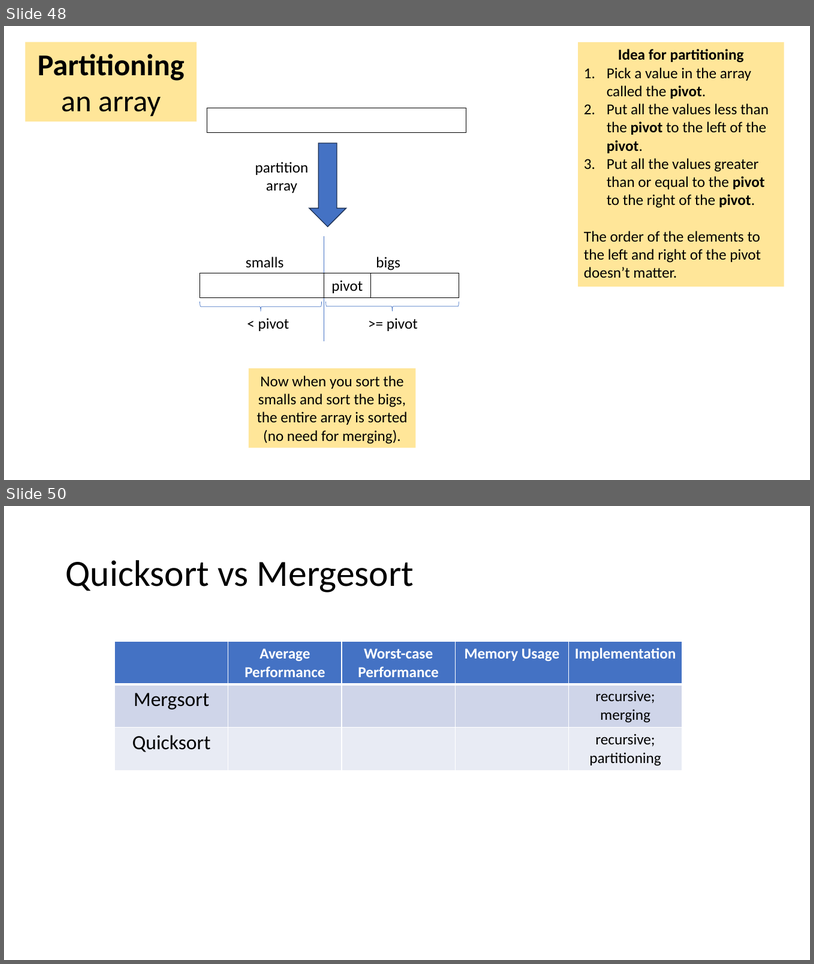
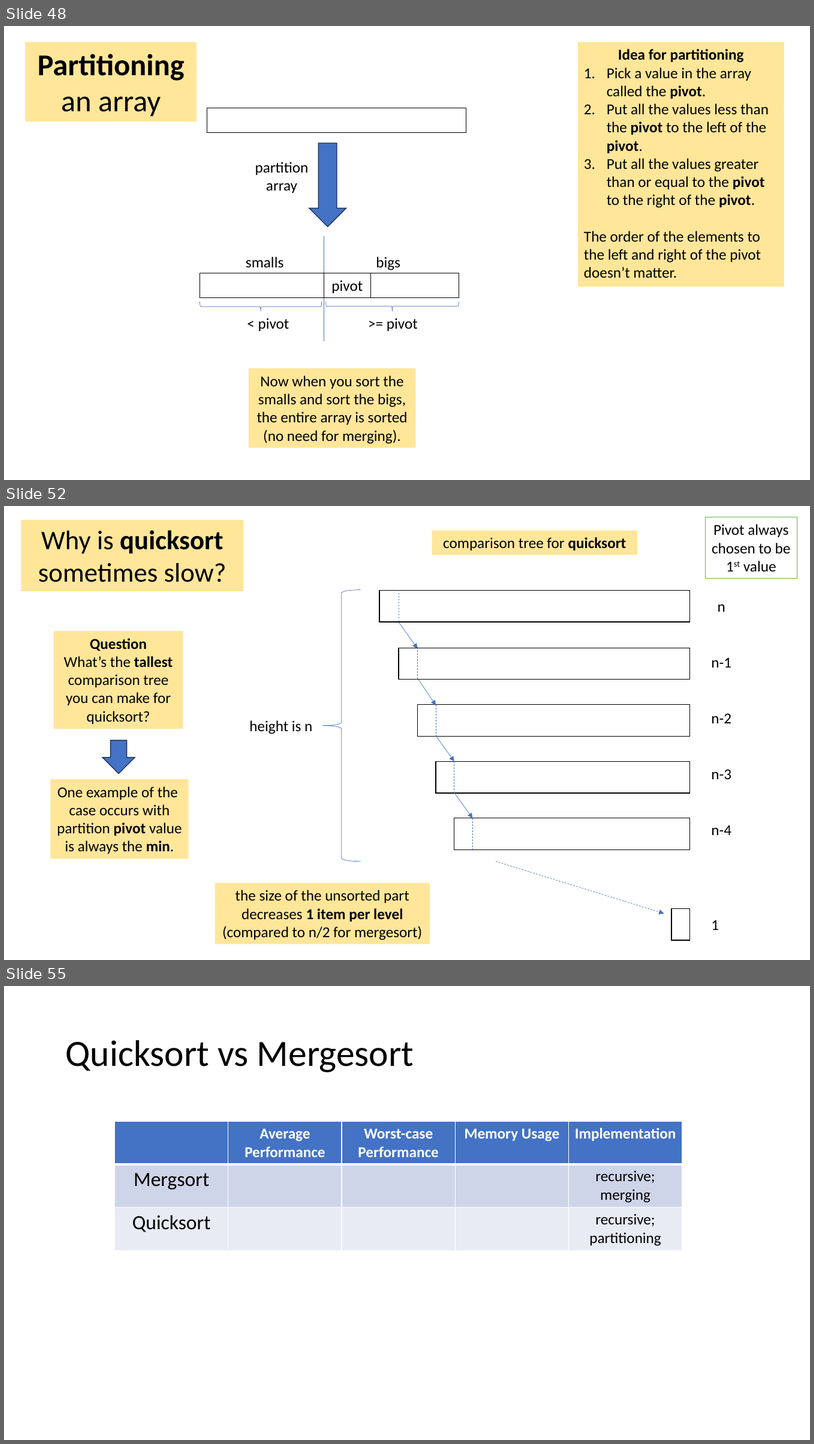
Before and after one commit to tjd1234/cmpt225summer2023, a slide deck: lecture_notes/week9/week9_sorting.pptx. Shown one above the other, each under a label of ours: slides 48 and 50 before the commit, slides 48, 52 and 55 after it; the slides between them are not shown. The pictures are 814x964 and 814x1444 pixels, drawn with LibreOffice and Linux fonts; fonts in the diff are those of the drawing. Boxes give left, top, right and bottom in pixels: in the first picture for what was removed or moved away, otherwise in the second. Text is boxed around its words. In the diff, an @@ line names an element or a change of style, - is before the commit and + after.

```diff
--- a/lecture_notes/week9/week9_sorting.pptx
+++ b/lecture_notes/week9/week9_sorting.pptx
@@ slide 52 added at [4, 506, 810, 960], background #FFFFFF @@
@@ rectangle added at [21, 520, 243, 591], fill #FFE699, 32 pt, text #000000 @@
+Why is quicksort sometimes slow?
@@ rectangle added at [706, 517, 798, 578], fill #FFFFFF, outline #70AD47 1 pt, 18 pt, text #000000 @@
+Pivot always chosen to be 1st value
@@ rectangle added at [432, 530, 638, 555], fill #FFE699, 18 pt, text #000000 @@
+comparison tree for quicksort
@@ left brace added at [323, 590, 361, 862], outline #4472C4 0.5 pt @@
@@ rectangle added at [380, 591, 690, 622], outline #000000 1 pt @@
@@ line added from (399, 590) to (399, 622), #4472C4 0.5 pt dashed @@
@@ text added at [718, 604, 726, 612], 18 pt, text #000000 @@
+n
@@ rectangle added at [54, 631, 183, 729], fill #FFE699, 18 pt, text #000000 @@
+Question
+What’s the tallest comparison tree you can make for quicksort?
@@ arrow added from (399, 622) to (418, 649), #4472C4 0.5 pt @@
@@ rectangle added at [399, 648, 690, 679], outline #000000 1 pt @@
@@ line added from (418, 647) to (418, 678), #4472C4 0.5 pt dashed @@
@@ text added at [711, 657, 732, 667], 18 pt, text #000000 @@
+n-1
@@ arrow added from (419, 679) to (436, 705), #4472C4 0.5 pt @@
@@ text added at [249, 720, 312, 734], 18 pt, text #000000 @@
+height is n
@@ rectangle added at [418, 705, 690, 736], outline #000000 1 pt @@
@@ line added from (436, 705) to (436, 736), #4472C4 0.5 pt dashed @@
@@ text added at [711, 713, 732, 723], 18 pt, text #000000 @@
+n-2
@@ arrow added from (436, 736) to (455, 761), #4472C4 0.5 pt @@
@@ down arrow added at [102, 740, 135, 774], fill #4472C4, outline #1E3256 1 pt @@
@@ rectangle added at [436, 761, 690, 793], outline #000000 1 pt @@
@@ line added from (455, 761) to (455, 793), #4472C4 0.5 pt dashed @@
@@ text added at [711, 769, 732, 779], 18 pt, text #000000 @@
+n-3
@@ rectangle added at [51, 779, 189, 858], fill #FFE699, 18 pt, text #000000 @@
+One example of the case occurs with partition pivot value is always the min.
@@ arrow added from (455, 793) to (473, 818), #4472C4 0.5 pt @@
@@ rectangle added at [455, 818, 690, 850], outline #000000 1 pt @@
@@ line added from (473, 818) to (473, 850), #4472C4 0.5 pt dashed @@
@@ text added at [711, 825, 732, 835], 18 pt, text #000000 @@
+n-4
@@ arrow added from (497, 861) to (665, 913), #4472C4 0.5 pt dashed @@
@@ rectangle added at [215, 883, 431, 944], fill #FFE699, 18 pt, text #000000 @@
+the size of the unsorted part decreases 1 item per level (compared to n/2 for mergesort)
@@ rectangle added at [672, 908, 690, 940], outline #000000 1 pt @@
@@ text added at [711, 919, 719, 930], 18 pt, text #000000 @@
+1
@@ what was slide 50 is now slide 55 @@
```
Also in this commit, not shown: 2 slides changed, 4 other slides added.
